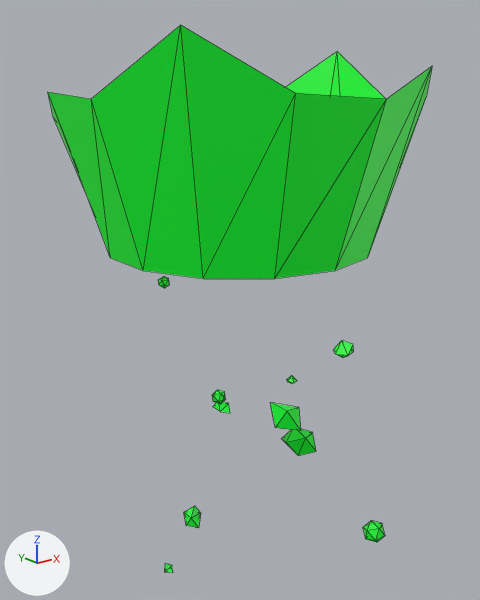
A saved change to the glTF model TCG-Framework-Client/models/tcg-framework/card-spells/spell-heal.glb.
Camera for both pictures: a 50 mm camera at (-2.53, -3.17, 0.9) aimed at (0.04, 0.05, -0.38). Every picture has the same lights, and +X, +Y and +Z are marked at lower left. Mesh edges are drawn as thin lines.

The first picture shows 'effects'.
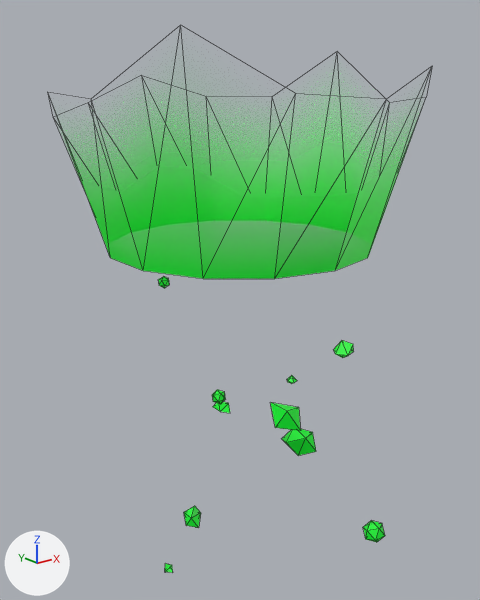
Changed parts and their boxes (x1, y1, x2, y2) in the pictures (480 x 600 px):
'effects', surface changed: (48, 25, 432, 444) in both

What changed in the scene script:
```text
Add img_alphagradient:
    img_alphagradient = load_image('AlphaGradient', '_unpacked/AlphaGradient', 256, 256, 'sRGB')
Change mat_material_001:
    remove # nodes: BsdfPrincipled, OutputMaterial
    remove # colours: green #00e72e, dark green #006004
    nodes: BsdfPrincipled, Mix, OutputMaterial, TexImage
    colours: dark green #006004, green #00e72e
    uses the picture img_alphagradient
```
